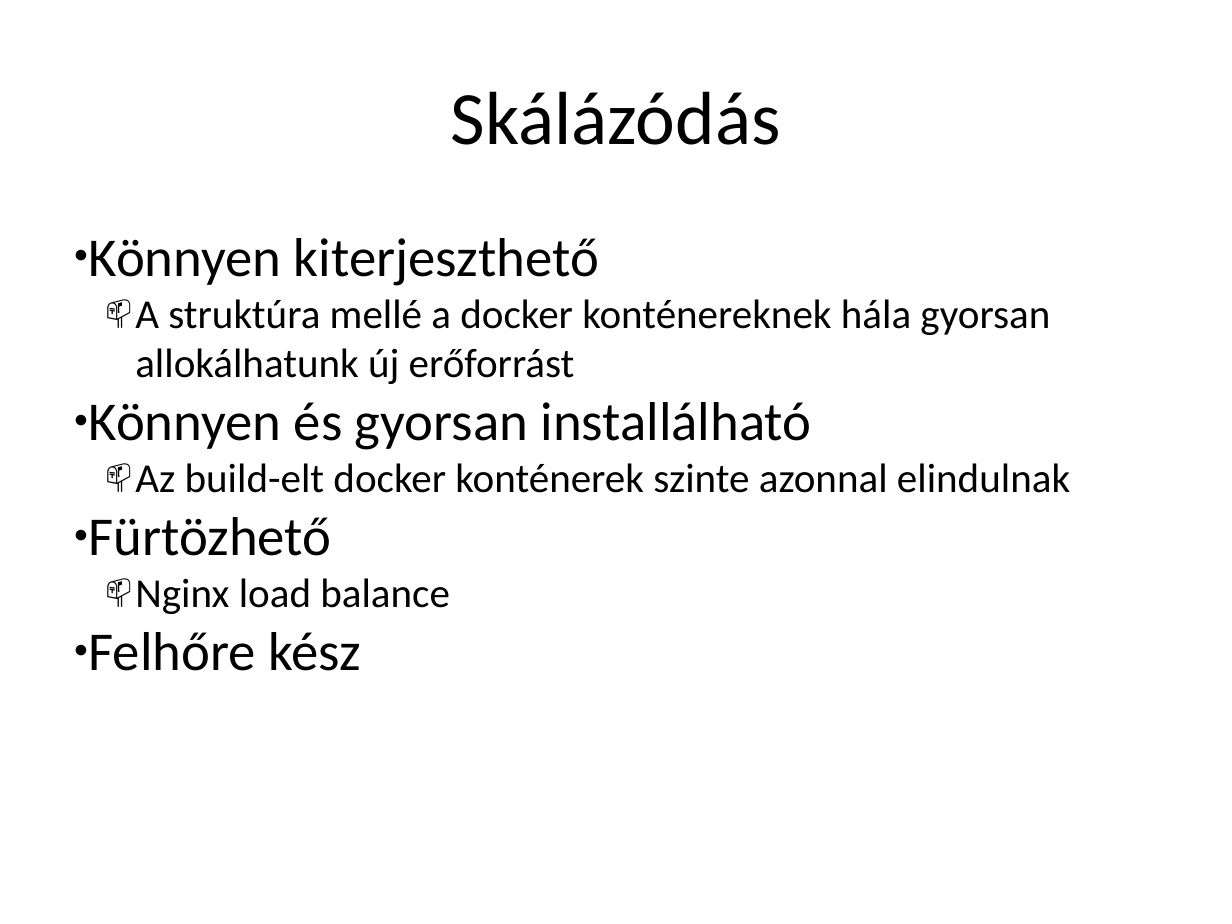
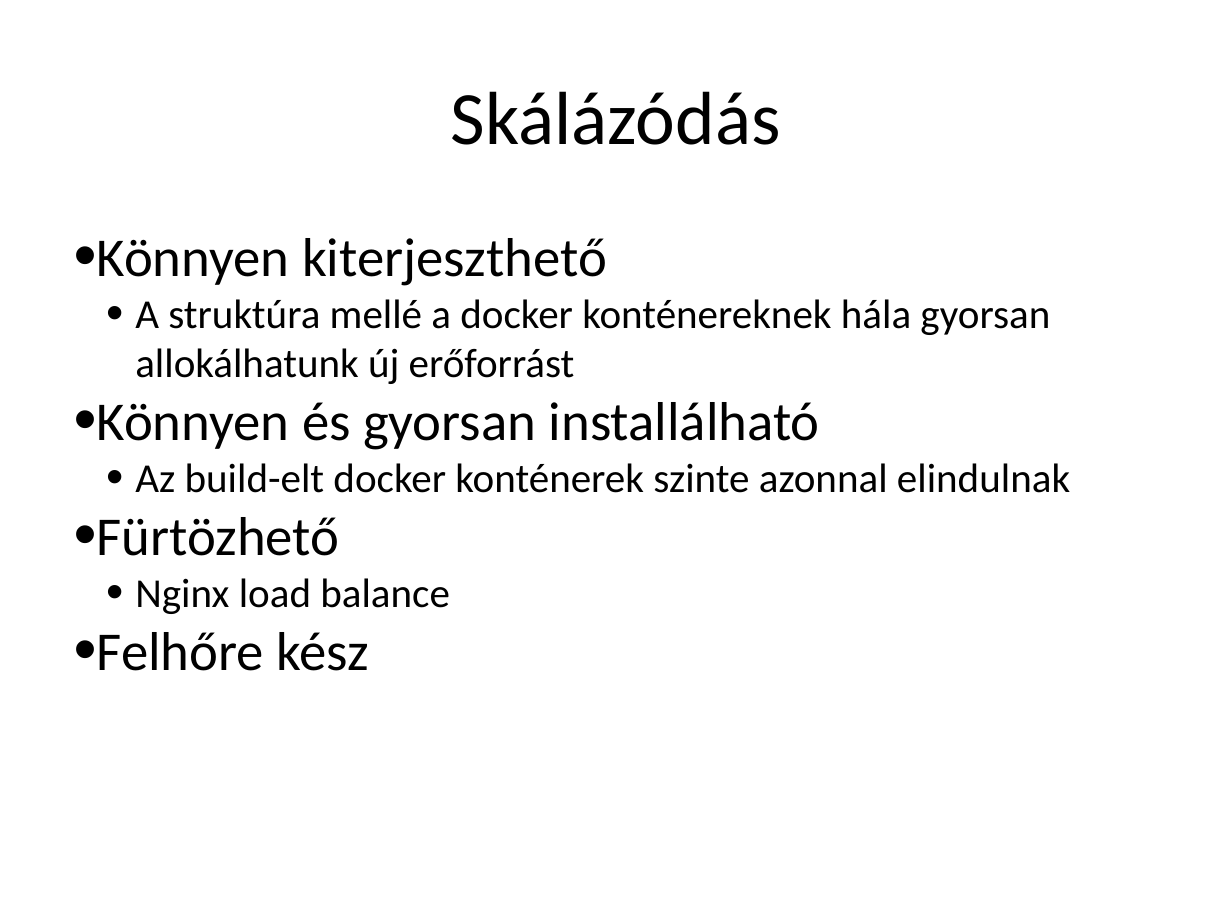
Before and after one commit to borlayda/Stump, a slide deck: slide 12 of Szarch-prezi.pptx. Drawn at 1232x924 pixels with LibreOffice and Linux fonts; fonts in the diff are those of the drawing. Boxes give left, top, right and bottom in pixels: in the first picture for what was removed or moved away, otherwise in the second. Text is boxed around its words. In the diff, an @@ line names an element or a change of style, - is before the commit and + after.

```diff
--- a/Szarch-prezi.pptx
+++ b/Szarch-prezi.pptx
@@ text "Könnyen kiterjeszthető" at box(97, 238, 1070, 671): bullet ● to •; bullet 📫 to • @@
```
Also in this commit, not shown: 3 other slides changed.
